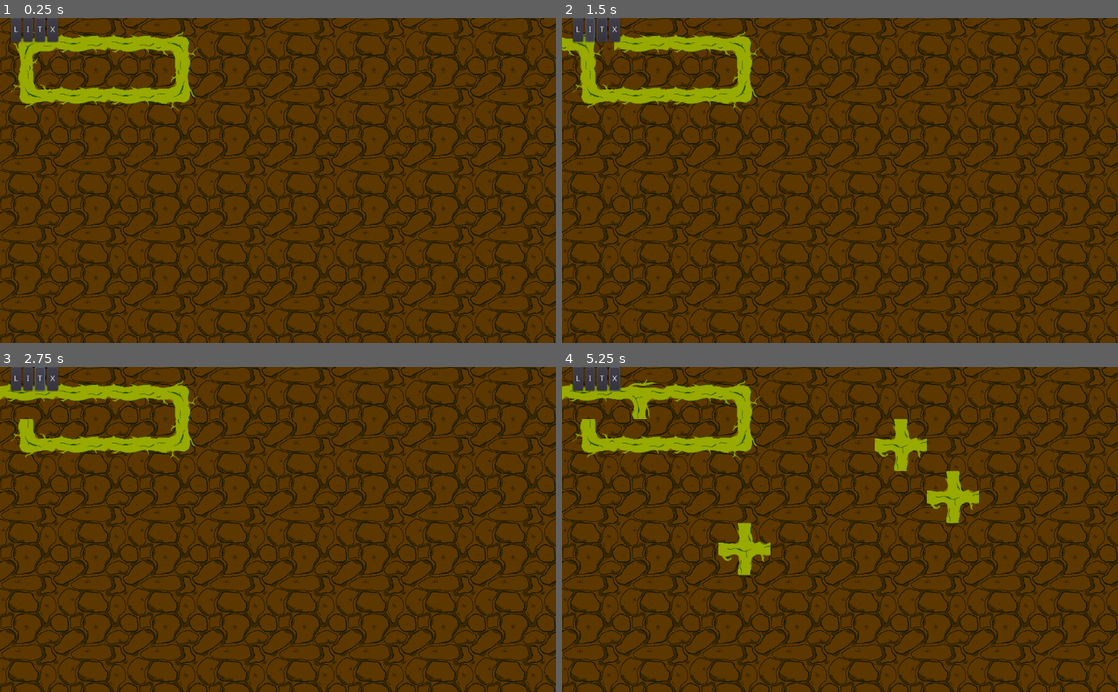
Above: before the commit, frames 1-4 (two rows, left to right).
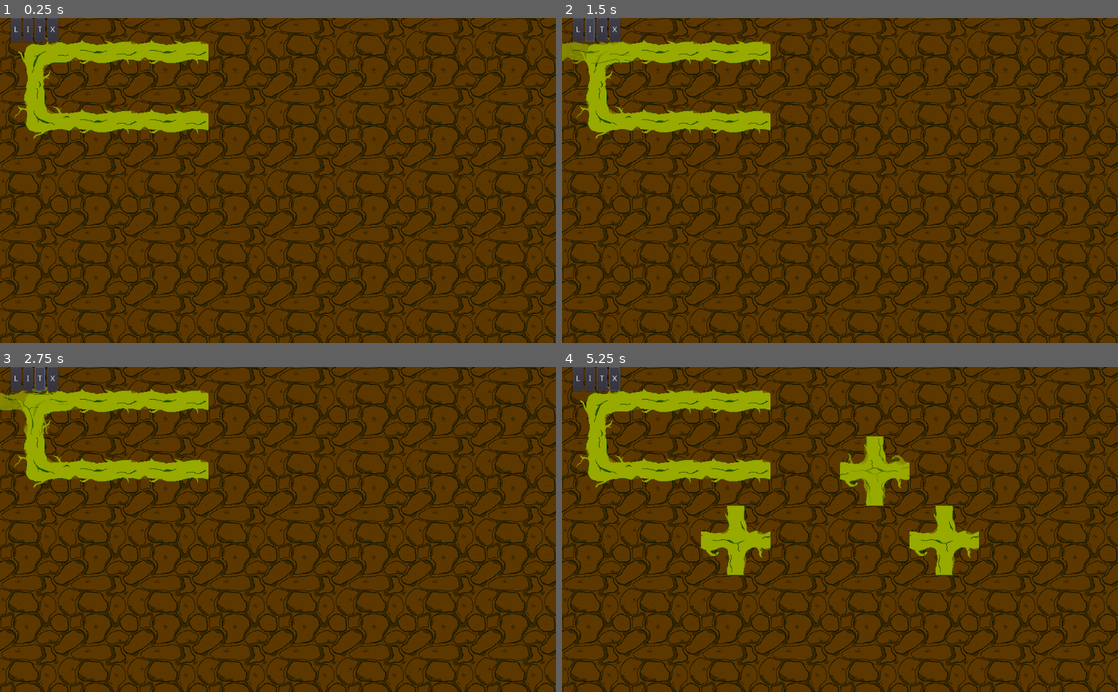
Above: after the commit, the same moments.

Repository: JuhoHeiskanen/fgj2023
Game: Godot game, scene res://RootBuilderScene.tscn
Two runs of this game, one before a commit and one after it. Both use one fixed random seed, a clock stepped at 60 frames per second and the inputs below. This scene is started directly instead of the project's main scene.
Inputs (mouse positions are in pixels of both pictures, inside the frame that each line leads up to):
- Up to frame 1 (0.25 s): no input
- Up to frame 2 (1.5 s): click "L" at 0.5 s; click "I" at 1.25 s
- Up to frame 3 (2.75 s): click "T" at 2 s
- Up to frame 4 (5.25 s): click "X" at 2.75 s; move the mouse to (962, 513) at 3.52 s; hold D (strafe_right) 3.53-4.28 s; tap R at 3.6, 4.55 s; click (962, 513) at 3.67 s; move the mouse to (728, 545) at 4.27 s; hold S (move_back) 4.28-5.03 s; tap Ctrl (crouch) at 4.35 s; click (728, 545) at 4.42 s; move the mouse to (895, 458) at 5.02 s; hold D (strafe_right) from 5.03 s (still down); hold Shift (sprint) from 5.03 s (still down); click (895, 458) at 5.17 s

The runs differ from the first frame. In frame 1, 5.7% of the frame differs, in the area x 2-38%, y 4-38%; in frame 2, 5.9%; in frame 3, 6.0%; in frame 4, 10%, in the area x 0-75%, y 3-65%.

Commit message:
Tile preview stuff

Diff:
--- a/MouseInputController.gd
+++ b/MouseInputController.gd
@@ -7,8 +7,14 @@
 var active_tile = TILE.I
 var tile_rotation = ROTATION.ROT_0;
 
+var TILE_TEXTURE_I = load("res://Resources/hetero_tile.png")
+var TILE_TEXTURE_L = load("res://Resources/l_tile.png")
+var TILE_TEXTURE_T = load("res://Resources/3way_tile.png")
+var TILE_TEXTURE_X = load("res://Resources/4way_tile.png")
+
 # Called when the node enters the scene tree for the first time.
 func _ready():
+	_on_ButtonI_pressed() # This resets the preview/tile type to the default I-tile
 	pass # Replace with function body.
 
 
@@ -19,6 +25,24 @@
 	if event is InputEventMouseButton:
 		handle_left_click(event)
 		handle_mouse_scroll(event)
+
+	if event is InputEventMouseMotion:
+		handle_mouse_move(event)
+
+func handle_mouse_move(event: InputEventMouseMotion):
+	var pos = event.position
+	var tilemap = $LevelContainer/TileMap
+
+	var local_pos = tilemap.to_local(pos)
+	if local_pos.y <= 0:
+		return
+
+	var sprite: Sprite = $LevelContainer/TilePreview
+	var tile_pos = Vector2(
+		int((local_pos.x / tilemap.cell_size.x)) * tilemap.cell_size.x * tilemap.scale.x + sprite.texture.get_width() / 2,
+		int((local_pos.y / tilemap.cell_size.y)) * tilemap.cell_size.y * tilemap.scale.y + sprite.texture.get_height() / 2
+		)
+	sprite.position = tile_pos
 
 func handle_button_press(event: InputEventKey):
 	# handle key presses
@@ -48,23 +72,46 @@
 		var tile_pos = tilemap.world_to_map(local_pos)
 		#print("Tile pos: ", tile_pos)
 		#print("Setting tile to: ", active_tile)
+
+		# don't allow overriding non-empty cells
+		var cell = tilemap.get_cellv(tile_pos)
+		if cell != -1:
+			return
+
 		tilemap.set_cellv(tile_pos, active_tile + tile_rotation)
 
 func rotate_tile():
 	tile_rotation = (tile_rotation + 1)  % (ROTATION.ROT_270 + 1)
+	update_preview_rotation()
+
+func update_preview_rotation():
+	var preview = $LevelContainer/TilePreview
+	preview.rotation = (tile_rotation * 90) / (180/PI)
 
 func _on_ButtonI_pressed():
 	print("Pressed I tile button")
 	active_tile = TILE.I * TILE_INDEX_OFFSET
+	var preview = $LevelContainer/TilePreview
+	preview.texture = TILE_TEXTURE_I
+	update_preview_rotation()
 
 func _on_ButtonT_pressed():
 	print("Pressed T tile button")
 	active_tile = TILE.T * TILE_INDEX_OFFSET
+	var preview = $LevelContainer/TilePreview
+	preview.texture = TILE_TEXTURE_T
+	update_preview_rotation()
 
 func _on_ButtonL_pressed():
 	print("Pressed L tile button")
 	active_tile = TILE.L * TILE_INDEX_OFFSET
+	var preview = $LevelContainer/TilePreview
+	preview.texture = TILE_TEXTURE_L
+	update_preview_rotation()
 
 func _on_ButtonX_pressed():
 	print("Pressed X tile button")
 	active_tile = TILE.X * TILE_INDEX_OFFSET
+	var preview = $LevelContainer/TilePreview
+	preview.texture = TILE_TEXTURE_X
+	update_preview_rotation()
--- a/RootBuilderScene.tscn
+++ b/RootBuilderScene.tscn
@@ -6,6 +6,8 @@
 [ext_resource path="res://Resources/empty_tile.png" type="Texture" id=4]
 [ext_resource path="res://Resources/birb_sprites/birb3.png" type="Texture" id=5]
 [ext_resource path="res://Resources/birb_sprites/birb31.png" type="Texture" id=6]
+[ext_resource path="res://Scripts/TilePreview.gd" type="Script" id=7]
+[ext_resource path="res://Resources/3way_tile.png" type="Texture" id=8]
 
 [sub_resource type="AtlasTexture" id=1]
 flags = 4
@@ -37,14 +39,13 @@
 region_rect = Rect2( 0, 0, 1200, 2000 )
 
 [node name="TileMap" type="TileMap" parent="LevelContainer"]
-scale = Vector2( 0.75, 0.75 )
 tile_set = ExtResource( 1 )
 cell_size = Vector2( 128, 128 )
 cell_quadrant_size = 128
 cell_y_sort = true
 centered_textures = true
 format = 1
-tile_data = PoolIntArray( 0, 7, 0, 1, 2, 0, 2, 2, 0, 3, 4, 0, 65536, 6, 0, 65537, 2, 0, 65538, 2, 0, 65539, 5, 0 )
+tile_data = PoolIntArray( 0, 7, 0, 1, 2, 0, 2, 2, 0, 65536, 6, 0, 65537, 2, 0, 65538, 2, 0 )
 script = ExtResource( 3 )
 
 [node name="Birb" type="AnimatedSprite" parent="LevelContainer"]
@@ -59,6 +60,12 @@
 frames = SubResource( 3 )
 playing = true
 offset = Vector2( 464, 19 )
+
+[node name="TilePreview" type="Sprite" parent="LevelContainer"]
+modulate = Color( 1, 1, 1, 0.7 )
+position = Vector2( -191, 94 )
+texture = ExtResource( 8 )
+script = ExtResource( 7 )
 
 [node name="HBoxContainer" type="HBoxContainer" parent="."]
 margin_right = 128.0
--- a/Scripts/RoomsGenerator.gd
+++ b/Scripts/RoomsGenerator.gd
@@ -19,7 +19,6 @@
 	[[1, 6], [1, 15], [1, 9]],
 	[[1, 1], [1, 3], [1, 8]],
 ]
-
 
 # Called when the node enters the scene tree for the first time.
 func _ready() -> void:
--- /dev/null
+++ b/Scripts/TilePreview.gd
@@ -0,0 +1,16 @@
+extends Sprite
+
+
+# Declare member variables here. Examples:
+# var a = 2
+# var b = "text"
+
+
+# Called when the node enters the scene tree for the first time.
+func _ready():
+	pass # Replace with function body.
+
+
+# Called every frame. 'delta' is the elapsed time since the previous frame.
+#func _process(delta):
+#	pass
Not shown, added: Resources/gras_dec.png.import
Not shown: 1 places in RootBuilderScene.tscn that only renumber resources
